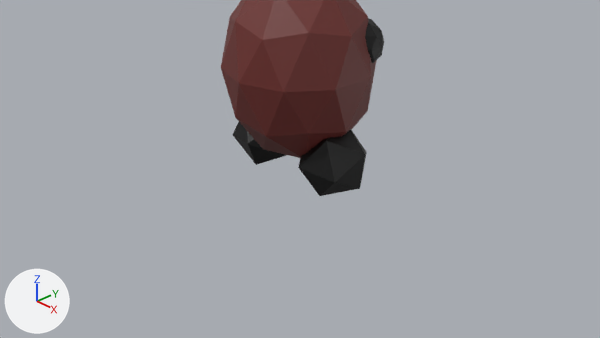
The Blender file public/models/azuki.blend: old version first, new version second.
Camera for both pictures: the file's camera 'Camera'. The lights are fixed; the arrows at lower left show +X, +Y and +Z.

In view in the first picture: 'Body', 'Eye.R', 'Leg.L', 'Leg.R'.
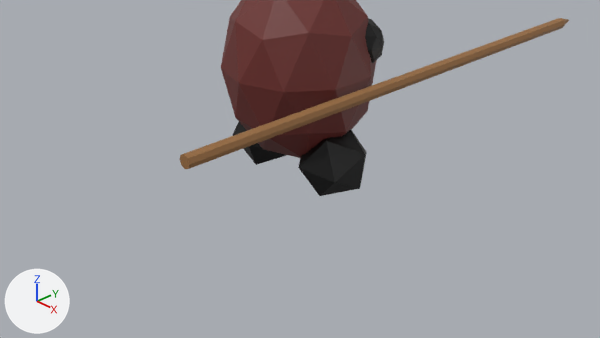
Commit message: Give spear to azuki

Pixel boxes (x1, y1, x2, y2) of what changed, in the pictures (600 x 338 px):
'Spear', added (brown)
    after: (180, 18, 569, 169)

What the commit changed:
Material 'Brown' (mat_brown) is new.
Its base color is (0.334, 0.158, 0.0526) (brown #9c6f41).
Mesh me_circle_001 is new.
It has 24 vertices, 18 faces and spans x -1.0..1.0, y -1.0..1.0, z -28.0..0.0.
It uses material mat_brown (brown #9c6f41).
Object 'Spear' (ob_spear) is new; it shows me_circle_001.
Its location is (1.1, -2.62, 1.3).
Its rotation in degrees is (90, 0, 0).
Its scale is (0.084, 0.084, 0.26).
